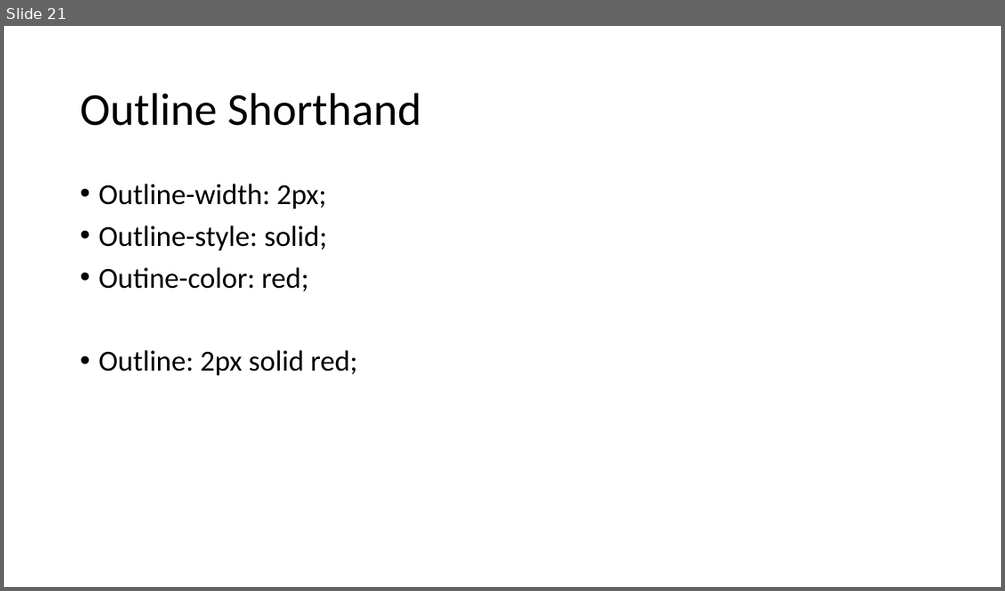
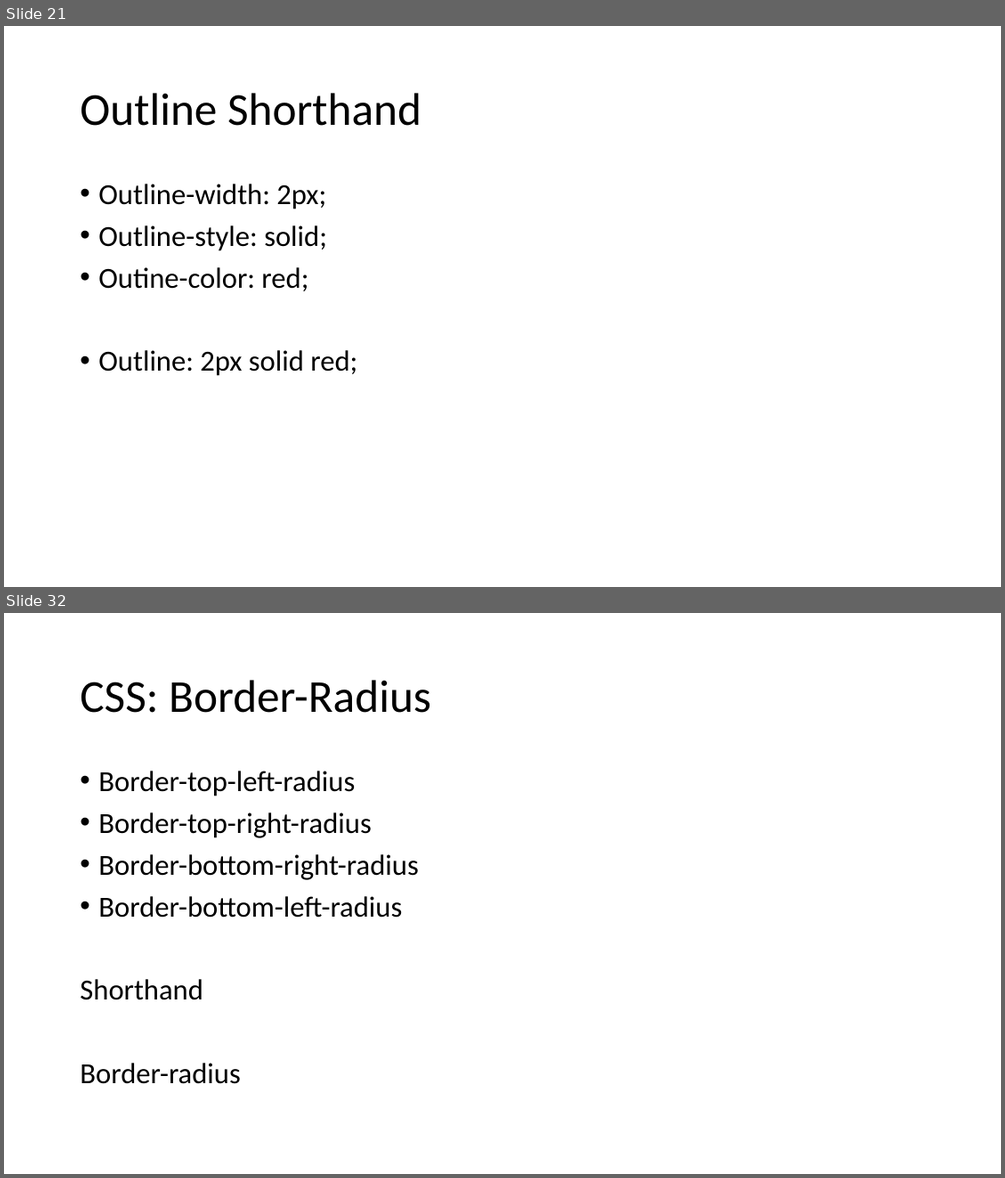
Before and after one commit to PiyushChaturvedii/Batch04, a slide deck: CSS.pptx. Shown one above the other, each under a label of ours: slide 21 before the commit, slides 21 and 32 after it; the slides between them are not shown. The pictures are 1005x591 and 1005x1178 pixels, drawn with LibreOffice and Linux fonts; fonts in the diff are those of the drawing. Boxes give left, top, right and bottom in pixels: in the first picture for what was removed or moved away, otherwise in the second. Text is boxed around its words. In the diff, an @@ line names an element or a change of style, - is before the commit and + after.

```diff
--- a/CSS.pptx
+++ b/CSS.pptx
@@ slide 32 added at bbox=[4, 613, 1001, 1174], background #FFFFFF @@
@@ title added at bbox=[80, 680, 431, 713], 44 pt, text #000000 @@
+CSS: Border-Radius
@@ text added at bbox=[80, 771, 418, 1084], 28 pt, text #000000 @@
+• Border-top-left-radius
+• Border-top-right-radius
+• Border-bottom-right-radius
+• Border-bottom-left-radius
+Shorthand
+Border-radius
```
Also in this commit, not shown: 20 other slides added, 13 other files.
